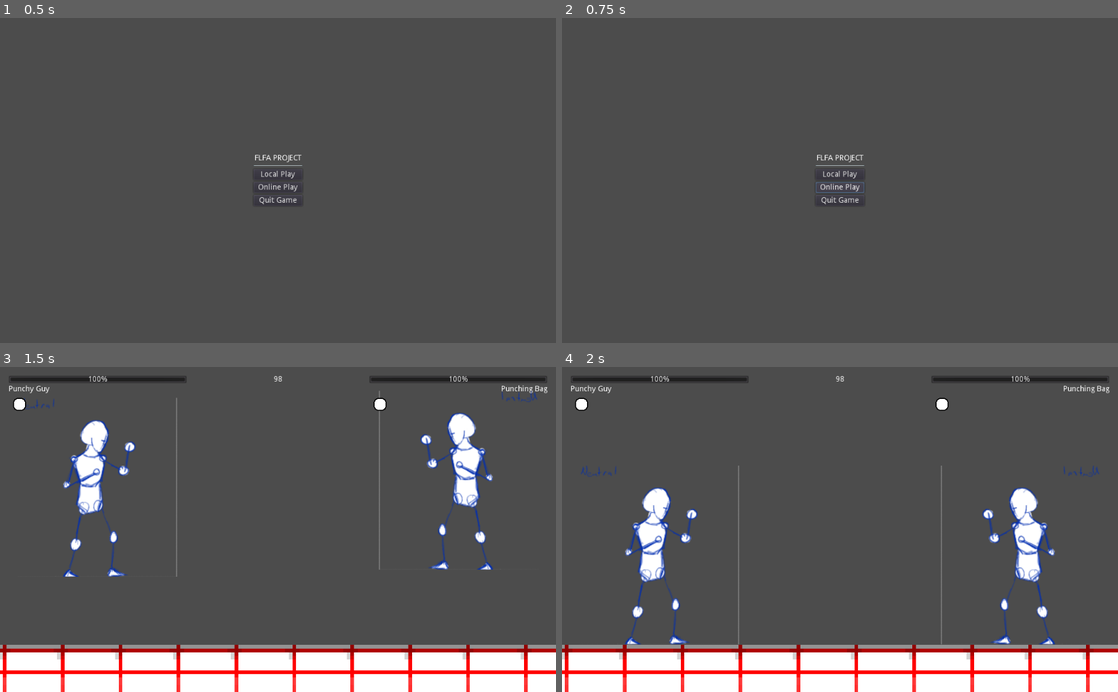
Above: before the commit, frames 1-4 (two rows, left to right).
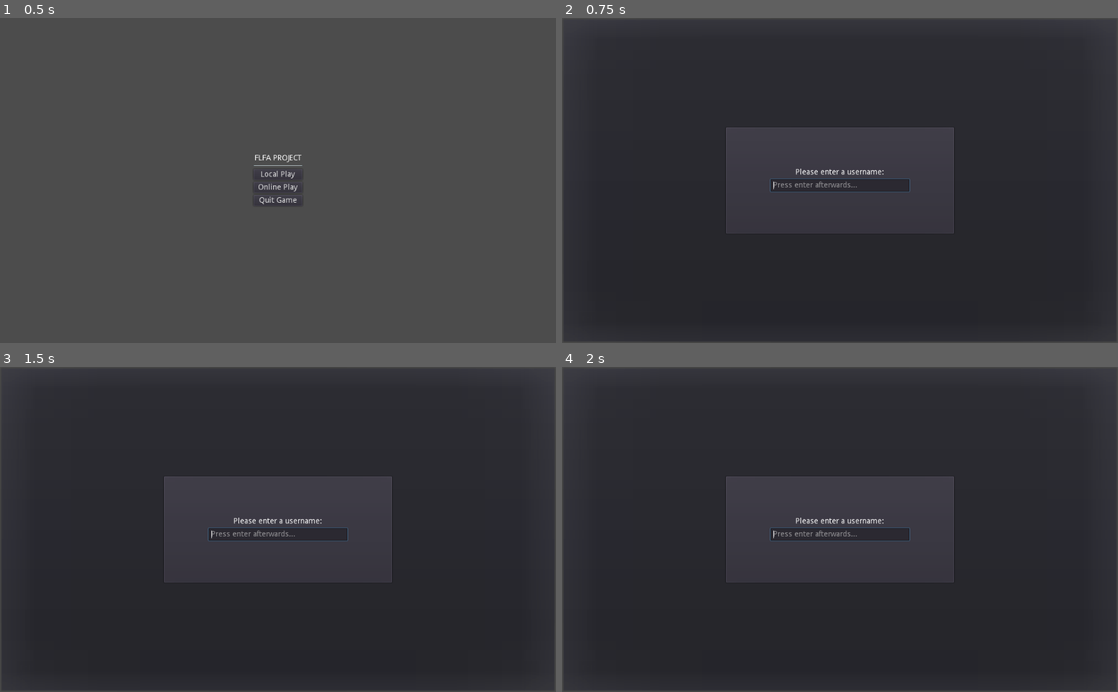
Above: after the commit, the same moments.

Repository: PistolRcks/flfa-project
Game: Godot game, scene res://ui/MainMenu.tscn
Same seed, same stepped clock (60 frames per second), same inputs: the game is played once before the commit and once after it.
Inputs (mouse positions are in pixels of both pictures, inside the frame that each line leads up to):
- Up to frame 1 (0.5 s): no input
- Up to frame 2 (0.75 s): click "Online Play" at 0.5 s
- Up to frame 3 (1.5 s): click (278, 523) at 1.25 s, where only the run before the commit has a clickable "Local Play"
- Up to frame 4 (2 s): no input

Frame 1 is identical in both runs. In frame 2, 83% of the frame differs, in the area x 0-100%, y 2-100%; in frame 3, 83%; in frame 4, 83%.

Commit message:
Basic text chat start
`MultiplayerUI` should allow for a good start of learning how multiplayer features work.
First, we'll start with message synchronization and we'll go from there.

Diff:
--- a/ui/MainMenu.gd
+++ b/ui/MainMenu.gd
@@ -8,9 +8,9 @@
 func _on_LocalButton_pressed():
 	get_tree().change_scene("res://level/basic_arena/TestingArena.tscn")
 
-
 func _on_OnlineButton_pressed():
-	pass # TODO: Eventually will prompt the user for an IP address
+	# This will be changed in the future.
+	get_tree().change_scene("res://ui/MultiplayerUI.tscn")
 
 """ Prompts the user if they want to quit the game. """
 func _on_ExitButton_pressed():
--- a/ui/MainMenu.tscn
+++ b/ui/MainMenu.tscn
@@ -10,7 +10,6 @@
 
 [node name="QuitModal" parent="." instance=ExtResource( 2 )]
 unique_name_in_owner = true
-visible = false
 
 [node name="MarginContainer" type="MarginContainer" parent="."]
 anchor_right = 1.0
--- /dev/null
+++ b/ui/MultiplayerUI.gd
@@ -0,0 +1,38 @@
+extends Control
+
+# messages are unsafe lol
+class Message:
+	var sender : String
+	var message : String
+
+	func _init(_sender : String, _message : String):
+		sender = _sender
+		message = _message
+
+	func format_message() -> String:
+		return "[" + sender + "]: " + message
+
+var message_history : Array = []
+var username = "User"
+
+# Called when the node enters the scene tree for the first time.
+func _ready():
+	$"%UsernamePopup".popup()
+
+func update_text_box():
+	$"%TextOutput".text = ""
+
+	for message in message_history:
+		$"%TextOutput".text += message.format_message() + "\n"
+
+
+func _on_TextInput_text_entered(new_text : String):
+	message_history.append(Message.new(username, new_text))
+	$"%TextInput".clear()
+	update_text_box()
+
+func _on_UsernameInput_text_entered(new_text : String):
+	# Should check that usernames are one character or greater, but I honestly don't really care
+	username = new_text
+	$"%UsernamePopup".hide()
+	$"%TextInput".grab_focus()
--- /dev/null
+++ b/ui/MultiplayerUI.tscn
@@ -0,0 +1,100 @@
+[gd_scene load_steps=2 format=2]
+
+[ext_resource path="res://ui/MultiplayerUI.gd" type="Script" id=1]
+
+[node name="MultiplayerUI" type="Control"]
+anchor_right = 1.0
+anchor_bottom = 1.0
+script = ExtResource( 1 )
+
+[node name="MarginContainer" type="MarginContainer" parent="."]
+anchor_right = 1.0
+anchor_bottom = 1.0
+custom_constants/margin_right = 32
+custom_constants/margin_top = 32
+custom_constants/margin_left = 32
+custom_constants/margin_bottom = 32
+
+[node name="VBoxContainer" type="VBoxContainer" parent="MarginContainer"]
+margin_left = 32.0
+margin_top = 32.0
+margin_right = 992.0
+margin_bottom = 568.0
+
+[node name="PanelContainer" type="PanelContainer" parent="MarginContainer/VBoxContainer"]
+margin_right = 960.0
+margin_bottom = 508.0
+size_flags_vertical = 3
+
+[node name="TextOutput" type="RichTextLabel" parent="MarginContainer/VBoxContainer/PanelContainer"]
+unique_name_in_owner = true
+margin_left = 7.0
+margin_top = 7.0
+margin_right = 953.0
+margin_bottom = 501.0
+scroll_following = true
+
+[node name="TextInput" type="LineEdit" parent="MarginContainer/VBoxContainer"]
+unique_name_in_owner = true
+margin_top = 512.0
+margin_right = 960.0
+margin_bottom = 536.0
+placeholder_text = "Enter in text here..."
+
+[node name="UsernamePopup" type="PopupDialog" parent="."]
+unique_name_in_owner = true
+anchor_right = 1.0
+anchor_bottom = 1.0
+
+[node name="MarginContainer" type="MarginContainer" parent="UsernamePopup"]
+anchor_right = 1.0
+anchor_bottom = 1.0
+custom_constants/margin_right = 300
+custom_constants/margin_top = 200
+custom_constants/margin_left = 300
+custom_constants/margin_bottom = 200
+
+[node name="PanelContainer" type="PanelContainer" parent="UsernamePopup/MarginContainer"]
+margin_left = 300.0
+margin_top = 200.0
+margin_right = 724.0
+margin_bottom = 400.0
+
+[node name="CenterContainer" type="CenterContainer" parent="UsernamePopup/MarginContainer/PanelContainer"]
+margin_left = 7.0
+margin_top = 7.0
+margin_right = 417.0
+margin_bottom = 193.0
+size_flags_horizontal = 3
+size_flags_vertical = 3
+
+[node name="VBoxContainer" type="VBoxContainer" parent="UsernamePopup/MarginContainer/PanelContainer/CenterContainer"]
+margin_left = 77.0
+margin_top = 71.0
+margin_right = 333.0
+margin_bottom = 114.0
+size_flags_horizontal = 3
+size_flags_vertical = 3
+
+[node name="RichTextLabel" type="RichTextLabel" parent="UsernamePopup/MarginContainer/PanelContainer/CenterContainer/VBoxContainer"]
+margin_right = 256.0
+margin_bottom = 15.0
+rect_min_size = Vector2( 256, 0 )
+size_flags_horizontal = 3
+size_flags_vertical = 3
+bbcode_enabled = true
+bbcode_text = "[center]Please enter a username:[/center]"
+text = "Please enter a username:"
+fit_content_height = true
+scroll_active = false
+
+[node name="UsernameInput" type="LineEdit" parent="UsernamePopup/MarginContainer/PanelContainer/CenterContainer/VBoxContainer"]
+margin_top = 19.0
+margin_right = 256.0
+margin_bottom = 43.0
+size_flags_horizontal = 3
+size_flags_vertical = 3
+placeholder_text = "Press enter afterwards..."
+
+[connection signal="text_entered" from="MarginContainer/VBoxContainer/TextInput" to="." method="_on_TextInput_text_entered"]
+[connection signal="text_entered" from="UsernamePopup/MarginContainer/PanelContainer/CenterContainer/VBoxContainer/UsernameInput" to="." method="_on_UsernameInput_text_entered"]
